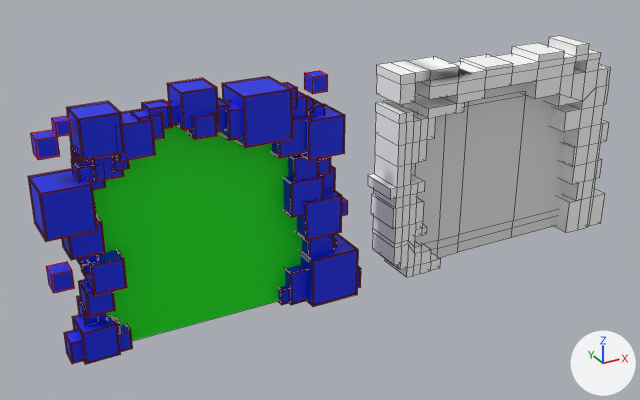
The Blender file Assets/_Tutorial/Terrain/portailV2.blend, before and after one commit.
Rendered twice from a camera (50 mm lens) standing at (-15.1, -41.2, 26.4) and looking at (7.9, 0.6, 5.5). The axes (+X, +Y, +Z) are drawn at lower right. The lights are the same throughout. The picture after the commit comes second. Mesh edges are drawn as thin lines on the coarser meshes.

The older version as bpy lines, for what is in view:
```python
me_cube_106 = bpy.data.meshes.new('Cube.106')
me_cube_106.from_pydata(...)  # a box spanning x 6.7..7.7, y -0.6..0.4, z 12.5..13.4; a box spanning x -8.0..-7.0, y -0.5..0.5, z 4.2..5.3; a box spanning x 8.5..9.4, y 0.0..0.8, z 4.5..5.4; a box spanning x -6.9..-6.2, y -0.5..0.2, z 12.4..13.1; a box spanning x -7.9..-7.0, y -0.6..0.3, z 11.4..12.4
me_cube_106.materials.append(mat_intline)  # blue #0023e7
me_plane = bpy.data.meshes.new('Plane')
me_plane.from_pydata([(-5.9, -0.12, 0.0), (6.76, -0.12, 0.0), (-5.9, -0.12, 11.97), (6.76, -0.12, 11.97)], [], [(0, 1, 3, 2)])
me_plane.materials.append(mat_veil_1)  # green #00e704
me_plane_007 = bpy.data.meshes.new('Plane.007')
me_plane_007.from_pydata(...)  # 38 vertices, 25 faces; spans x 12.5..27.12, y -0.1, z -0.02..11.57
me_plane_007.materials.append(mat_veil)  # white #e7e7e7
ob_anim = bpy.data.objects.new('anim', me_cube_106)
ob_anim.location = (0.0, 0.0, 0.0)
ob_plane = bpy.data.objects.new('Plane', me_plane)
ob_plane.location = (0.0, 0.0, 0.0)
ob_veil_001 = bpy.data.objects.new('Veil.001', me_plane_007)
ob_veil_001.location = (0.0, 0.0, 0.0)
# also in view: 'outlineanim' at (0.7, 0.1, 8.8); 'outline' at (0.8, -0.2, 6.9); 'Cube' at (0.8, -0.2, 6.9); 'ArkV2.2' at (20.4, 0.0, 6.5)
```
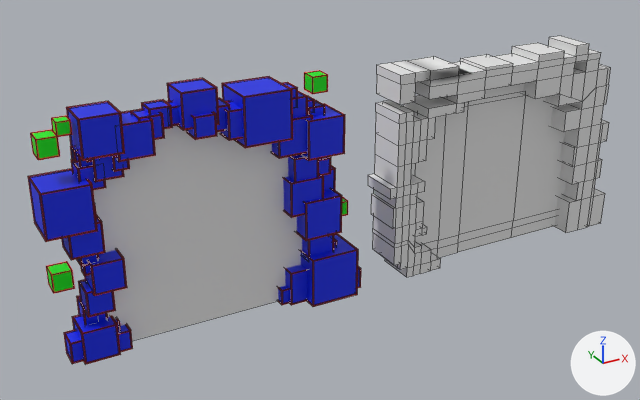
Where the change shows, as pixel boxes (x1, y1, x2, y2) in the pictures (640 x 400 px):
'Plane', recoloured (green to white): (93, 125, 302, 341) in both
'anim', recoloured: (31, 71, 347, 292) in both

Edits to the bpy script that builds the scene:
```text
Change me_plane:
    where me_plane.from_pydata(...)  # 4 vertices, 1 face; spans x -5.9..6.76, y -0.12, z 0.0..11.97
    remove me_plane.materials.append(mat_veil_1)  # green #00e704
    add me_plane.materials.append(mat_veil)  # white #e7e7e7
Change me_cube_106:
    where me_cube_106.from_pydata(...)  # 40 vertices, 30 faces; spans x -8.0..9.4, y -0.6..0.8, z 4.2..13.4
    remove me_cube_106.materials.append(mat_intline)  # blue #0023e7
    add me_cube_106.materials.append(mat_veil_1)  # green #00e704
```
